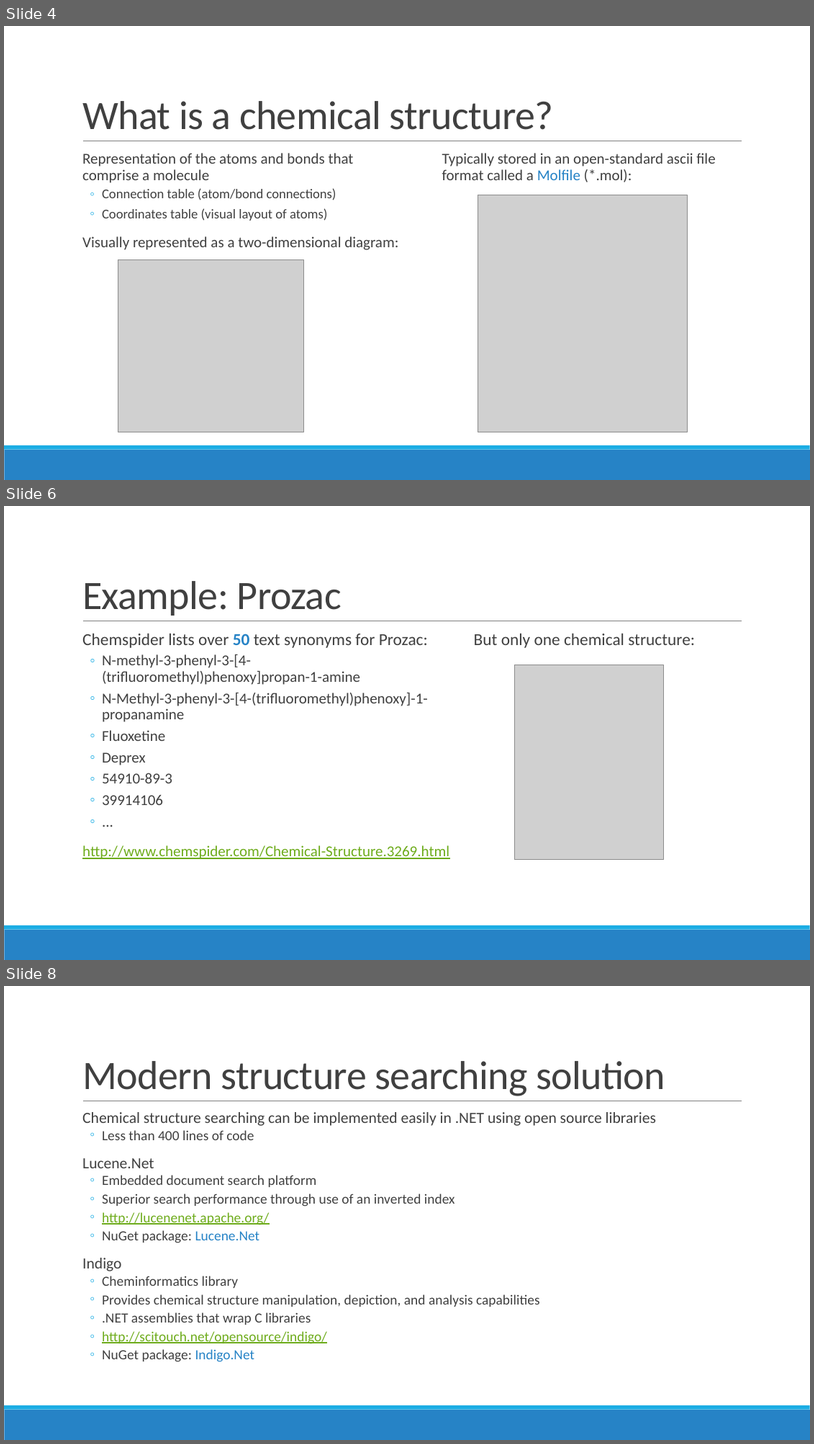
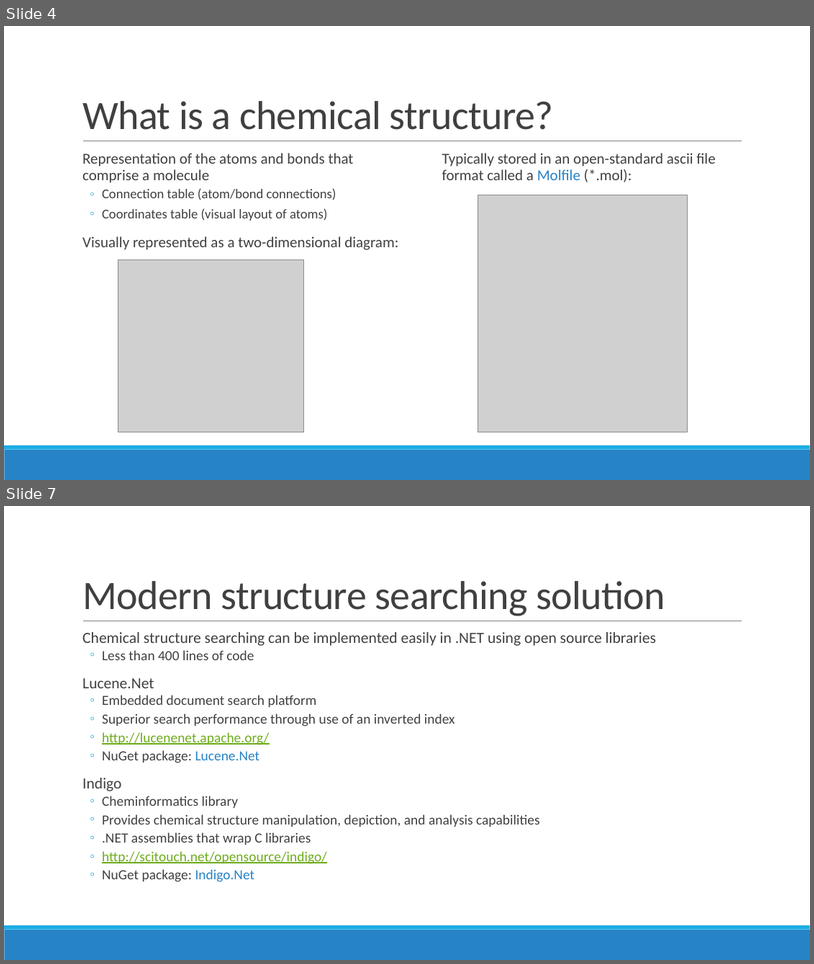
Before and after one commit to jvaneikeren/ChemicalStructureSearchingDemo, a slide deck: Presentation.pptx. Shown one above the other, each under a label of ours: slides 4, 6 and 8 before the commit, slides 4 and 7 after it; the slides between them are not shown. The pictures are 814x1444 and 814x964 pixels, drawn with LibreOffice and Linux fonts; fonts in the diff are those of the drawing; grey boxes stand for pictures. Boxes give left, top, right and bottom in pixels: in the first picture for what was removed or moved away, otherwise in the second. Text is boxed around its words. In the diff, an @@ line names an element or a change of style, - is before the commit and + after.

```diff
--- a/Presentation.pptx
+++ b/Presentation.pptx
@@ slide 6 removed at (4,506,810,960), background #FFFFFF; not listed: 3 template elements that a slide beside it also shows @@
@@ title removed at (82,581,342,615) @@
-Example: Prozac
@@ text removed at (82,633,450,859) @@
-  Chemspider lists over 50 text synonyms for Prozac:
-  ◦ N-methyl-3-phenyl-3-[4-(trifluoromethyl)phenoxy]propan-1-amine
-  ◦ N-Methyl-3-phenyl-3-[4-(trifluoromethyl)phenoxy]-1-propanamine
-  ◦ Fluoxetine
-  ◦ Deprex
-  ◦ 54910-89-3
-  ◦ 39914106
-  ◦ ...
-    http://www.chemspider.com/Chemical-Structure.3269.html
@@ text removed at (474,633,695,648) @@
-  But only one chemical structure:
@@ picture removed at (515,665,664,860) @@
@@ what was slide 8 is now slide 7 @@
```
Also in this commit, not shown: 5 slides changed, 1 slide added, 13 other files.
